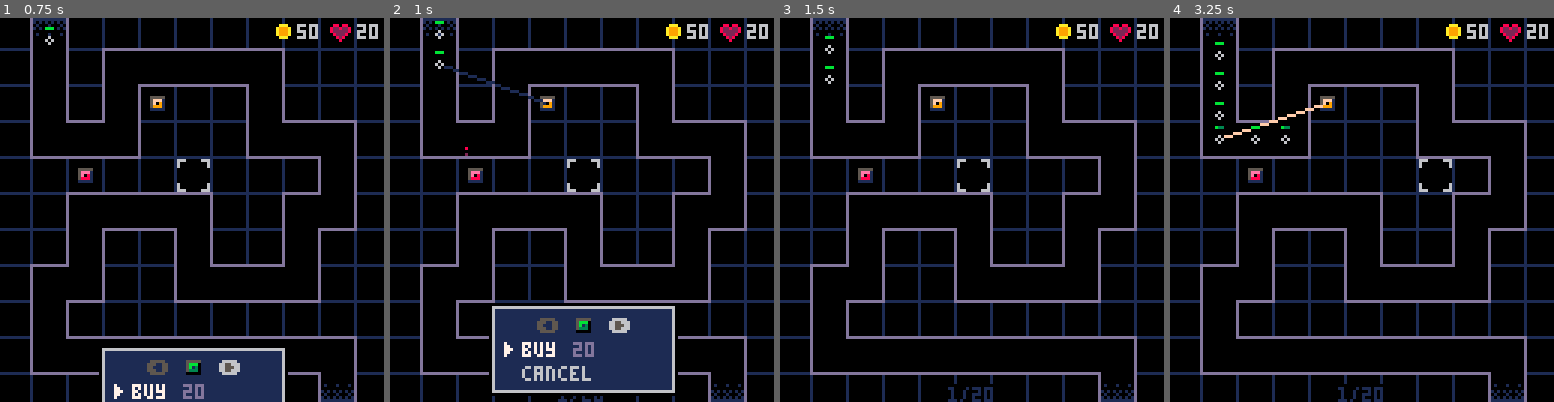
Above: before the commit, frames 1-4 (left to right).
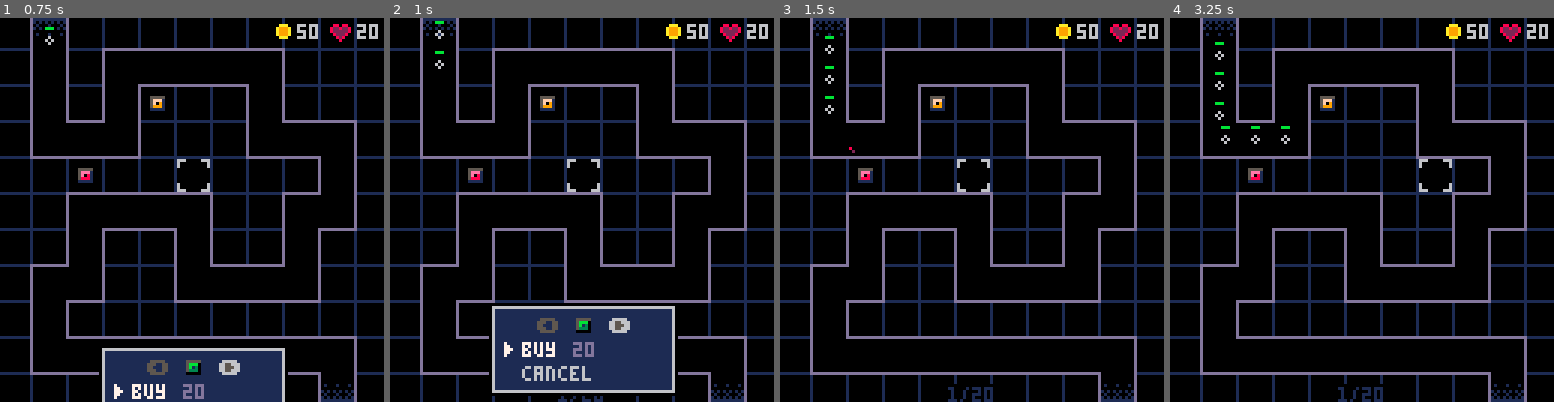
Above: after the commit, the same moments.

Repository: beardedsakimonkey/pixel_td.p8
Game: PICO-8 cartridge pixel_td.p8
The game is run twice, just before and just after one commit, with the same random seed, the same clock (stepped at 60 frames per second) and the same inputs.
Inputs:
- Up to frame 1 (0.75 s): tap X (X key) at 0.33 s; tap O (Z key) at 0.7 s
- Up to frame 2 (1 s): no input
- Up to frame 3 (1.5 s): tap X (X key) at 1.07 s
- Up to frame 4 (3.25 s): hold Right 1.6-2.1 s; tap O (Z key) every 0.4 s from 1.7 to 2.9 s; tap X (X key) at 1.85, 2.97 s; hold Up 2.15-2.42 s; hold Right 2.47-3.03 s; hold Left from 3.08 s (still down)

Frame 1 is identical in both runs. In frame 2, 0.2% of the frame differs, in the area x 14-41%, y 12-36%; in frame 3, less than 0.1%; in frame 4, 0.3%, in the area x 11-40%, y 22-33%.

Commit message:
add pixel x/y to tower

Diff:
--- a/bullet.lua
+++ b/bullet.lua
@@ -5,8 +5,7 @@
 
 -- Todo: perf
 local function is_in_range(enmy, twr)
-    local p = g2p(twr)
-    return (enmy.x - p.left+6)^2 + (enmy.y - p.top+6)^2 < twr.range^2
+    return (enmy.x - twr.x)^2 + (enmy.y - twr.y)^2 < twr.range^2
 end
 
 -- Red -------------------------------------------------------------------------
@@ -52,9 +51,8 @@
     if twr.cd > 0 then return end
     for enmy in all(enemies) do
         if is_in_range(enmy, twr) then
-            local p = g2p(twr)
             add(twr.bullets, {
-                x=p.left+6, y=p.top+6,
+                x=twr.x, y=twr.y,
                 rotation=0,
                 enemy=enmy,
                 particles={},
@@ -112,13 +110,12 @@
 local function draw_bullets_green(twr)
     local blt = twr.bullets[1]
     if blt then
-        local t = g2p(twr)
         for part in all(blt.particles) do
-            line(t.left+6, t.top+6, part.x, part.y, C.dark_green)
-        end
-        line(t.left+6, t.top+6, blt.enemy.x, blt.enemy.y, C.green)
+            line(twr.x, twr.y, part.x, part.y, C.dark_green)
+        end
+        line(twr.x, twr.y, blt.enemy.x, blt.enemy.y, C.green)
         -- don't cover up center pixel
-        pset(t.left+6, t.top+6, C.black)
+        pset(twr.x, twr.y, C.black)
         pset(blt.enemy.x, blt.enemy.y, C.black)
     end
 end
@@ -175,7 +172,6 @@
 
 local function draw_bullets_yellow(twr)
     for blt in all(twr.bullets) do
-        local t = g2p(twr)
         local color
         if blt.age >= 20 and blt.age <= 42 then
             if     blt.age <= 23 then color = C.dark_blue
@@ -188,9 +184,9 @@
             elseif blt.age <= 40 then color = C.yellow
             elseif blt.age <= 41 then color = C.orange
             else                      color = C.brown end
-            line(t.left+6, t.top+6, blt.enemy.x, blt.enemy.y, color)
+            line(twr.x, twr.y, blt.enemy.x, blt.enemy.y, color)
             -- don't cover up center pixel
-            pset(t.left+6, t.top+6, C.black)
+            pset(twr.x, twr.y, C.black)
             pset(blt.enemy.x, blt.enemy.y, C.black)
         end
     end
--- a/core.lua
+++ b/core.lua
@@ -52,7 +52,7 @@
 function find_sel_tower()
     return tbl_find(towers, function(twr)
         local g = p2g(sel.dst_x, sel.dst_y)
-        return twr.x == g.x and twr.y == g.y
+        return twr.gx == g.x and twr.gy == g.y
     end)
 end
 
--- a/tower.lua
+++ b/tower.lua
@@ -33,11 +33,13 @@
     foreach(towers, function(twr) twr.age = nil end) -- don't animate
 end
 
-function make_tower(type, x, y)
+function make_tower(type, gx, gy)
     local cfg = tower_cfg[type]
+    local p = g2p({x=gx, y=gy})
     add(towers, {
         type=type,
-        x=x, y=y, -- in grid coordinates
+        gx=gx, gy=gy, -- in grid coordinates
+        x=p.left+6, y=p.top+6, -- in pixel coordinates
         bullets={},
         max_bullets=cfg.max_bullets or 1,
         cd=0, -- in frames
@@ -85,7 +87,7 @@
             }, 0)
         end
         -- draw tower
-        local p = g2p(twr)
+        local p = g2p({x=twr.gx, y=twr.gy})
         spr(twr.type, p.left+3, p.top+3)
         pal(0)
     end)
@@ -94,8 +96,7 @@
     if upg_menu.is_open then
         local twr = find_sel_tower()
         if twr then
-            local p = g2p(twr)
-            circ(p.left+4, p.top+4, twr.range, C.light_gray)
+            circ(twr.x, twr.y, twr.range, C.light_gray)
         end
     end
 end
